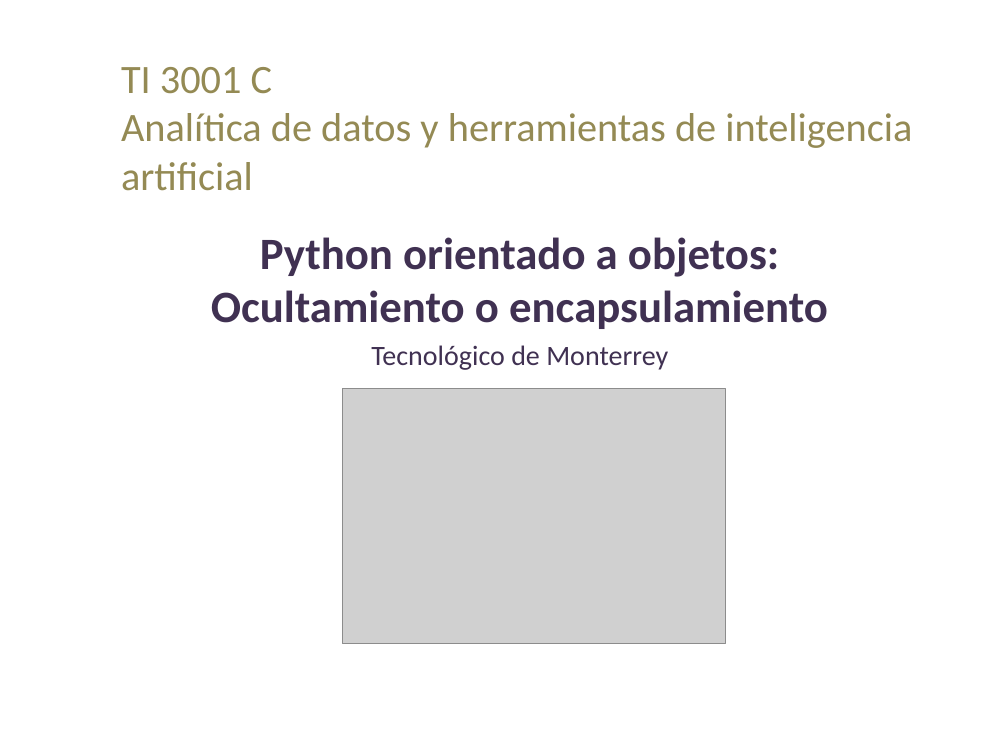
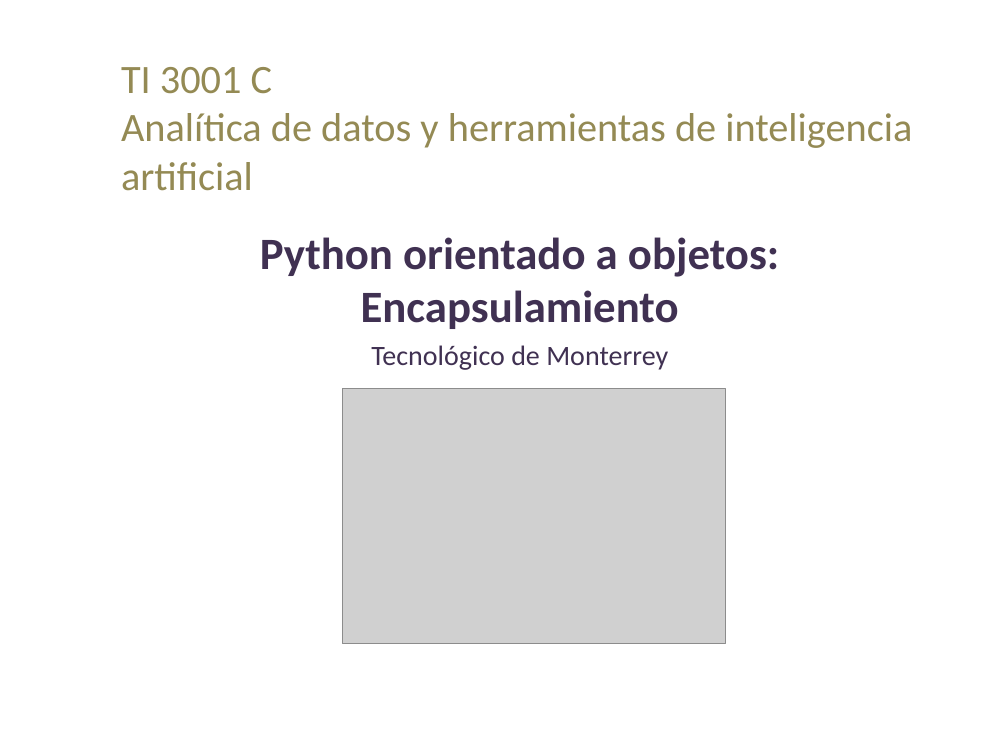
Before and after one commit to lizetheP/Analitica, a slide deck: slide 1 of CalendarioAgo2022/presentaciones/15_POO_Encapsulamiento.pptx. Drawn at 1008x756 pixels with LibreOffice and Linux fonts; fonts in the diff are those of the drawing; grey boxes stand for pictures. Boxes give left, top, right and bottom in pixels: in the first picture for what was removed or moved away, otherwise in the second. Text is boxed around its words. In the diff, an @@ line names an element or a change of style, - is before the commit and + after.

```diff
--- a/CalendarioAgo2022/presentaciones/15_POO_Encapsulamiento.pptx
+++ b/CalendarioAgo2022/presentaciones/15_POO_Encapsulamiento.pptx
@@ subtitle at [260,237,779,329]: text changed @@
-Python orientado a objetos: Ocultamiento o encapsulamiento
+Python orientado a objetos: Encapsulamiento
```
Also in this commit, not shown: 1 other slide changed, 1 slide added, 1 slide removed, 36 other files.
